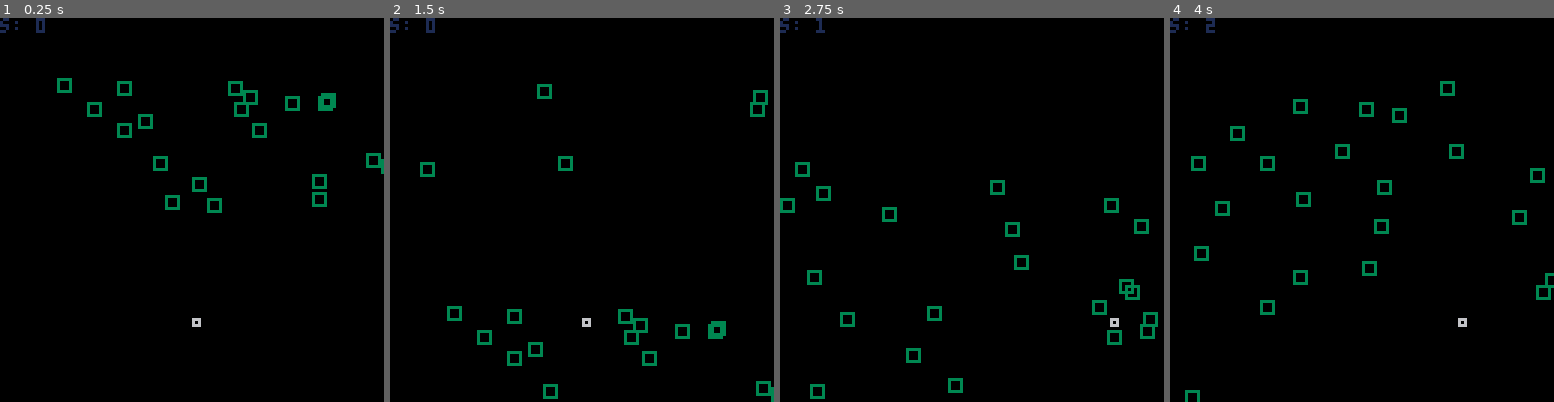
Above: before the commit, frames 1-4 (left to right).
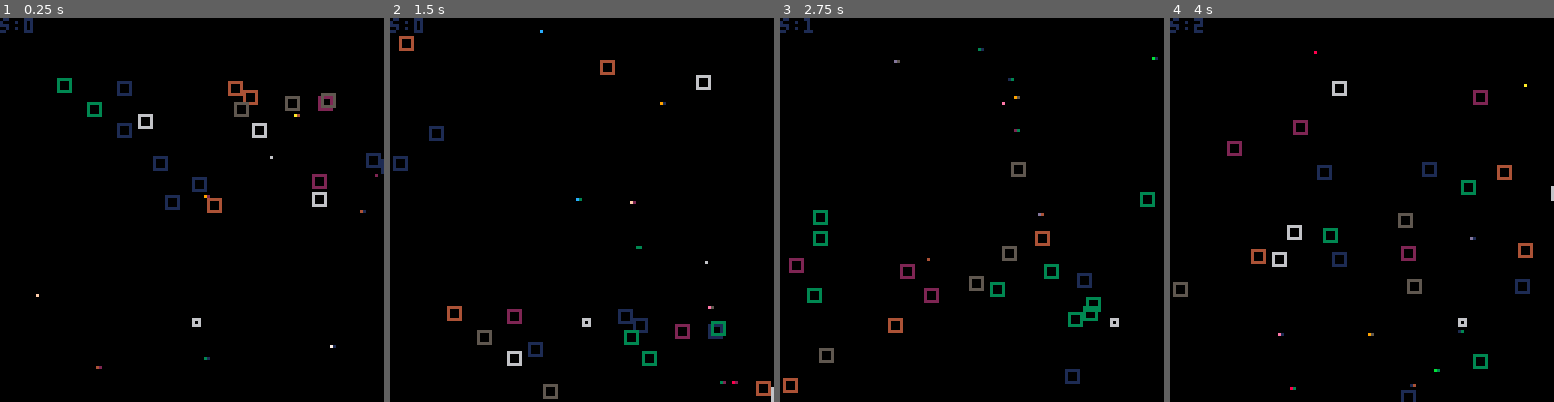
Above: after the commit, the same moments.

Repository: tonetheman/tweettweetjam2018
Game: PICO-8 cartridge carts/jam.p8
Same seed, same stepped clock (60 frames per second), same inputs: the game is played once before the commit and once after it.
Inputs:
- Up to frame 1 (0.25 s): no input
- Up to frame 2 (1.5 s): no input
- Up to frame 3 (2.75 s): hold Right 1.6-2.1 s; hold Right from 2.47 s (still down)
- Up to frame 4 (4 s): release Right at 3.03 s; hold Left 3.08-3.58 s

The runs differ from the first frame. In frame 1, 1.9% of the frame differs, in the area x 6-100%, y 0-92%; in frame 2, 2.3%; in frame 3, 4.2%; in frame 4, 4.3%, in the area x 0-100%, y 0-100%.

Commit message:
with crazy glitch effect

Diff:
--- a/carts/jam.p8
+++ b/carts/jam.p8
@@ -3,7 +3,7 @@
 __lua__
 x=64
 y=100
-sp=2
+v=2
 e={}
 g=false
 r=rect
@@ -12,16 +12,14 @@
 t=20
 u=0
 c=128
-for i=1,t do
-e[i]={x=s(c),y=s(50)}
-end
+for i=1,t do e[i]={x=s(c),y=s(50)} end
 function _update()
 if (btn(0) and x>0) x-=2
 if (btn(1) and x<c-2) x+=2
 for i=1,t do
 p=e[i]
 if(x>=p.x and x<=p.x+4 and y>=p.y and y<=p.y+4)g=true;x=-9;w=u
-p.y+=sp
+p.y+=v
 if p.y>c then
 p.x=s(c)
 p.y=s(50)
@@ -32,14 +30,15 @@
 function _draw()
 if g then
 cls(0)
-pr(":( "..w,64,64)
+pr(":("..w,64,64)
 else
-cls(0)
-pr("s: "..u,0,0,1)
-r(x,y,x+2,y+2,6)
+cls(0);pr("s:"..u,0,0,1);r(x,y,x+2,y+2,6)
 for i=1,t do
 q=e[i]
-r(q.x,q.y,q.x+4,q.y+4,3)
+r(q.x,q.y,q.x+4,q.y+4,s(6)+1)
+end
+for i=1,9 do
+poke(0x6000+s(500)*16,s(100))
 end
 end
 end
